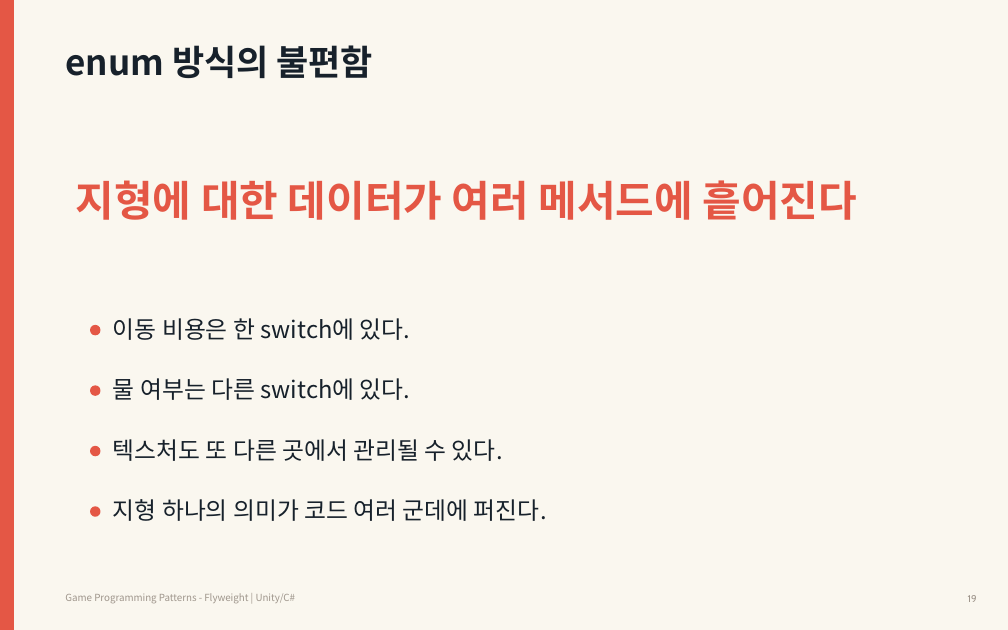
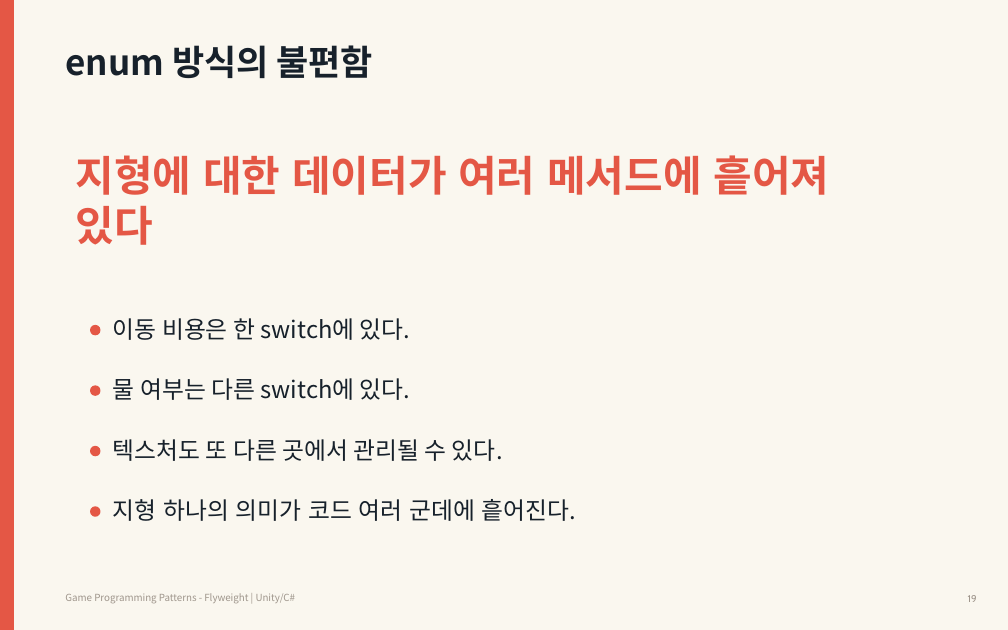
Before and after one commit to Meerkat-GMD/unity-programming-pattern, a slide deck: slide 19 of 03차시_Flyweight/강의자료/유니티 프로그래밍 패턴 3차시 - Flyweight.pptx. Drawn at 1008x630 pixels with LibreOffice and Linux fonts; fonts in the diff are those of the drawing. Boxes give left, top, right and bottom in pixels: in the first picture for what was removed or moved away, otherwise in the second. Text is boxed around its words. In the diff, an @@ line names an element or a change of style, - is before the commit and + after.

```diff
--- a/03차시_Flyweight/강의자료/유니티 프로그래밍 패턴 3차시 - Flyweight.pptx
+++ b/03차시_Flyweight/강의자료/유니티 프로그래밍 패턴 3차시 - Flyweight.pptx
@@ text at [76,155,830,245]: text changed @@
-지형에 대한 데이터가 여러 메서드에 흩어진다
+지형에 대한 데이터가 여러 메서드에 흩어져 있다
@@ text at [113,499,577,521]: text changed @@
-지형 하나의 의미가 코드 여러 군데에 퍼진다.
+지형 하나의 의미가 코드 여러 군데에 흩어진다.
```
Also in this commit, not shown: 13 other slides changed.
